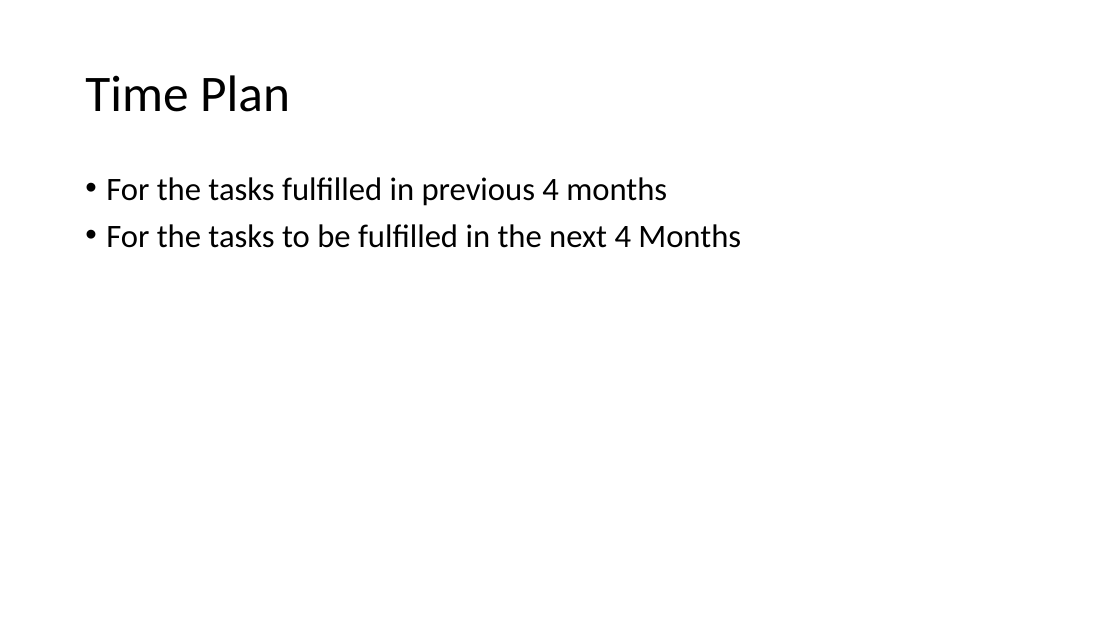
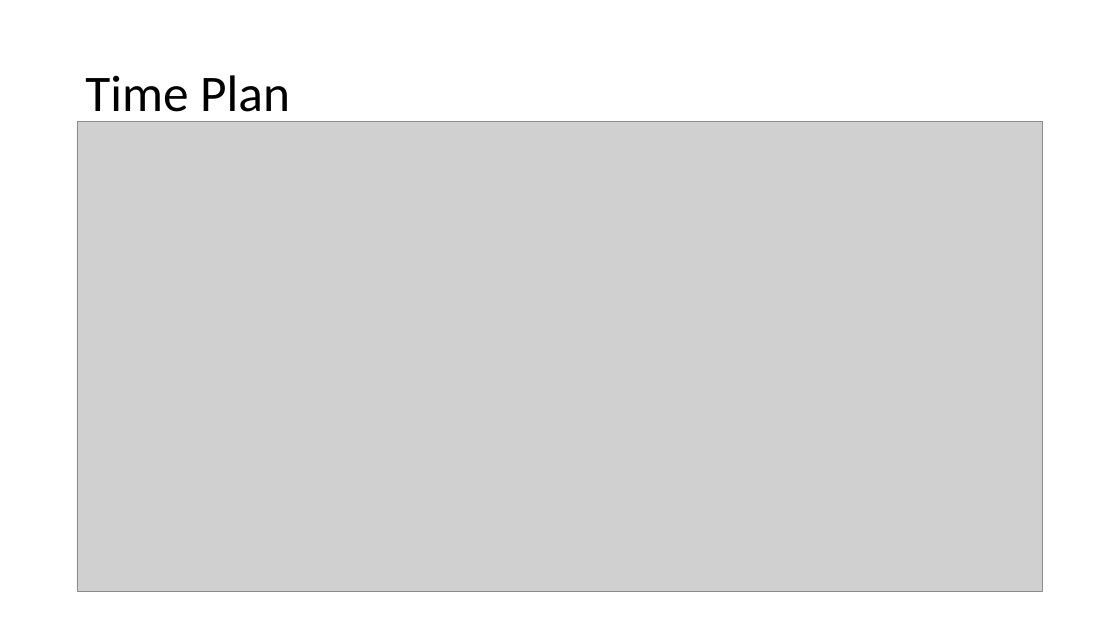
Before and after one commit to FCI-E-campus/fci-e-campus-docs, a slide deck: slide 43 of Mid-year document & presentation/FCI-CU-GP-Midyear-Presentation.pptx (slide 23 before the commit). Drawn at 1120x630 pixels with LibreOffice and Linux fonts; fonts in the diff are those of the drawing; grey boxes stand for pictures. Boxes give left, top, right and bottom in pixels: in the first picture for what was removed or moved away, otherwise in the second. Text is boxed around its words. In the diff, an @@ line names an element or a change of style, - is before the commit and + after.

```diff
--- a/Mid-year document & presentation/FCI-CU-GP-Midyear-Presentation.pptx
+++ b/Mid-year document & presentation/FCI-CU-GP-Midyear-Presentation.pptx
@@ picture added at (77, 121, 1044, 591) @@
@@ text removed at (106, 177, 741, 248) @@
-• For the tasks fulfilled in previous 4 months
-• For the tasks to be fulfilled in the next 4 Months
```
Also in this commit, not shown: 9 other slides changed, 23 slides added, 2 other files.
